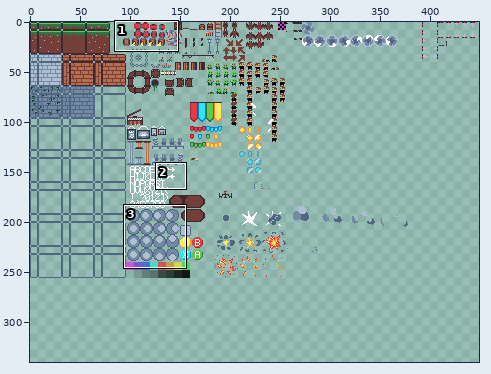
Sprite sheet, stored at src/res/textures/textures_unpacked.png. The first picture is a wide view before the edit; the outline marks the close-up.
Close-up. Before:
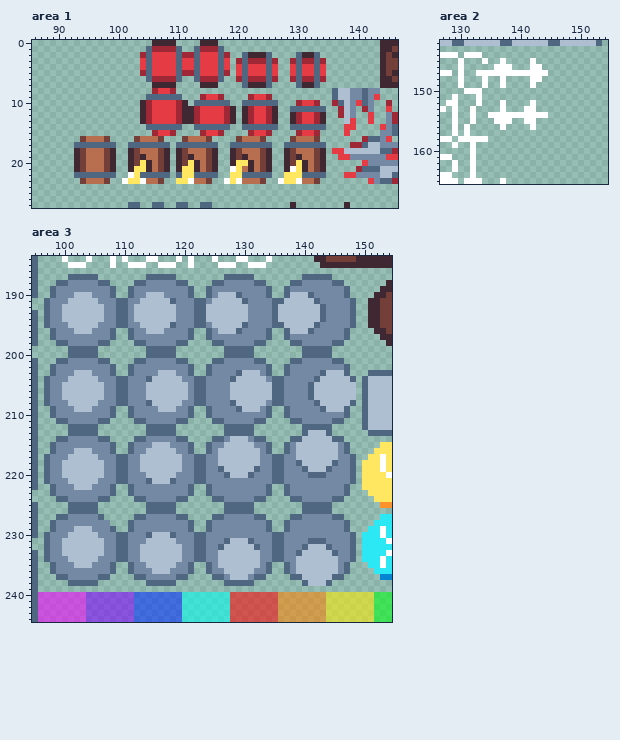
The file is 512x512 pixels. Pixels under 10% opacity are left out. Shown: area 1: x 86..146, y 0..27; area 2: x 127..154, y 142..165; area 3: x 95..154, y 184..244. The wide view leaves out empty margins. The commit also changed other parts of the picture, which this record leaves out.
The same view after the edit:
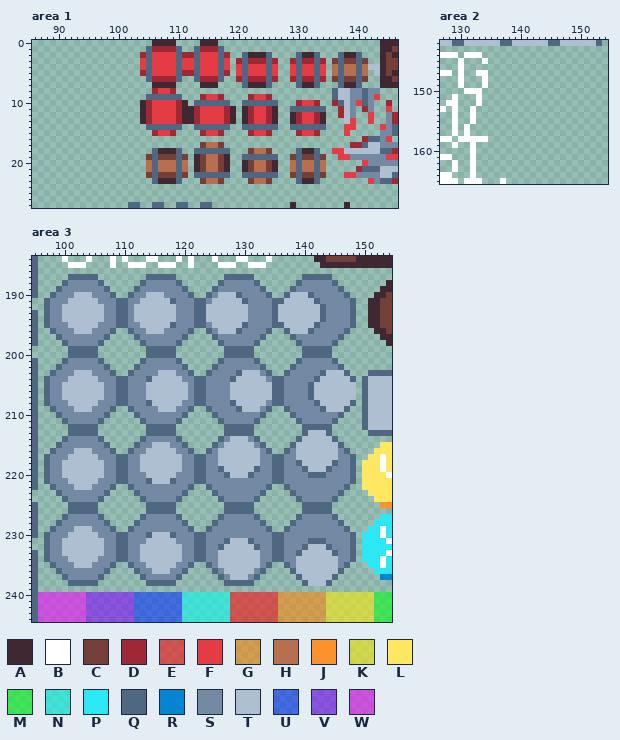
Palette (. is transparent): A #3f2832  B #ffffff  C #743f39  D #9e2835  E #ff00008e  F #e53b44  G #ff84008e  H #b86f50  J #fb922b  K #ffed008e  L #ffe762  M #00ff128e  N #00fff28e  P #2ce8f4  Q #4f6781  R #0484d1  S #748aa4  T #afbfd2  U #002cff8e  V #8000ff8e  W #f600ff8e
Diff:
--- area 1
@@ x 134..145 @@
  1 ..........AA
- 2 ..........AC
- 3 D.........AC
- 4 F.........AC
- 5 F.........AC
- 6 D.........AA
- 7 ..........AA
+ 2 ...QAAQ...AC
+ 3 D.CQCCQC..AC
+ 4 F.HQHHQHTTAC
+ 5 F.HQHHQH.TAC
+ 6 D.CQCCQC..AA
+ 7 ...QAAQ...AA
  8 ..QTTSSQSS..
@@ x 86..146 @@
 15 ....................DFFD....DFFD....DFFD....DFFD....F.....SSQ
-16 ........CHHHC....CHHHC...CHHHC....CHHHC....CHHHC.......DQQSF.
-17 .......QQQQQQQ..QQQQQQQ.QQQQQQQ..QQQQQQQ..QQQQQQQ....DDQTTSSS
-18 .......ACHHHCA..ACHHHCA.ACHHHCA..ACHHHCA..ACHHHCA.FFTTTTTTQQD
-19 .......ACHHHCA..ACAHHCA.ACAHHCA..ACAHHCA..ACAHHCA..FFSSSSSSFF
-20 .......ACHHHCA..ACLAHCA.ACLAHCA..ALLAHCA..ACLAHCA......FSSSSS
-21 .......ACHHHCA..ALLAHCA.ALLAHCA..BLHAHCA..ABLAHCA.....DQQQTTT
-22 .......QQQQQQQ..BLQQQQQ.QLLQQQQ..LLQQQQQ..LLLQQQQ...FFSSSSTTQ
-23 ........CHHHC..BLLBHHC..LLBHHC..BLBHHHC..BLLBHHC........FSQQD
+16 .......................................................DQQSF.
+17 ............................CHHC.....................DDQTTSSS
+18 ....................QAAAQ..QQQQQQ...CHHC....QAAQ..FFTTTTTTQQD
+19 ...................CQCCCQC.ACHHCA..QQQQQQ..CQCCQC..FFSSSSSSFF
+20 ...................HQHHHQH.ACHHCA..ACHHCA..HQHHQH......FSSSSS
+21 ...................HQHHHQH.ACHHCA..ACHHCA..HQHHQH.....DQQQTTT
+22 ...................CQCCCQC.QQQQQQ..QQQQQQ..CQCCQC...FFSSSSTTQ
+23 ....................QAAAQ...CHHC....CHHC....QAAQ........FSQQD
 24 .............................................................
--- area 2
@@ x 133..146 @@
 144 B.............
-145 .B..B....B....
-146 ...BBB...BB...
-147 BBBBBBBBBBBB..
-148 .B..B....BB...
-149 .B..B....B....
+145 .B............
+146 ..............
+147 BB............
+148 .B............
+149 .B............
 150 B.............
 151 B.............
-152 B...B....B....
-153 ....B...BB....
-154 ..BBBBBBBBBB..
-155 ...BBB..BB....
-156 ....B....B....
+152 B.............
+153 ..............
+154 ..............
+155 ..............
+156 ..............
 157 ..............
--- area 3
@@ x 95..154 @@
 187 Q.....QQQQQ........QQQQQ........QQQQQ........QQQQQ..........
-188 Q...QQSSSSSQQ....QQSSSSSQQ....QQSSSSSQQ....QQSSSSSQQ.......A
-189 Q..QSSSSSSSSSQ..QSSSSSSSSSQ..QSSSSSSSSSQ..QSSSSSSSSSQ.....AA
+188 Q....QSSSSSQ......QSSSSSQ......QSSSSSQ......QSSSSSQ........A
+189 Q...QSSSSSSSQ....QSSSSSSSQ....QSSSSSSSQ....QSSSSSSSQ......AA
 190 Q..QSSSTTTSSSQ..QSSTTTSSSSQ..QSTTTQSSSSQ..QTTTQSSSSSQ....AAC
@@ x 95..154 @@
 196 Q..QSSSTTTSSSQ..QSSTTTSSSSQ..QSTTTQSSSSQ..QTTTQSSSSSQ....AAC
-197 Q..QSSSSSSSSSQ..QSSSSSSSSSQ..QSSSSSSSSSQ..QSSSSSSSSSQ.....AA
-198 Q...QQSSSSSQQ....QQSSSSSQQ....QQSSSSSQQ....QQSSSSSQQ.......A
+197 Q...QSSSSSSSQ....QSSSSSSSQ....QSSSSSSSQ....QSSSSSSSQ......AA
+198 Q....QSSSSSQ......QSSSSSQ......QSSSSSQ......QSSSSSQ........A
 199 ......QQQQQ........QQQQQ........QQQQQ........QQQQQ..........
 200 ......QQQQQ........QQQQQ........QQQQQ........QQQQQ..........
-201 Q...QQSSSSSQQ....QQSSSSSQQ....QQSSSSSQQ....QQSSSSSQQ........
-202 Q..QSSSSSSSSSQ..QSSSSSSSSSQ..QSSSSSSSSSQ..QSSSSSSSSSQ.......
+201 Q....QSSSSSQ......QSSSSSQ......QSSSSSQ......QSSSSSQ.........
+202 Q...QSSSSSSSQ....QSSSSSSSQ....QSSSSSSSQ....QSSSSSSSQ........
 203 Q..QSSSTTTSSSQ..QSSSSTTTSSQ..QSSSSQTTTSQ..QSSSSSQTTTQ...QQQQ
@@ x 95..154 @@
 209 Q..QSSSTTTSSSQ..QSSSSTTTSSQ..QSSSSQTTTSQ..QSSSSSQTTTQ..QTTTT
-210 Q..QSSSSSSSSSQ..QSSSSSSSSSQ..QSSSSSSSSSQ..QSSSSSSSSSQ..QTTTT
-211 Q...QQSSSSSQQ....QQSSSSSQQ....QQSSSSSQQ....QQSSSSSQQ...QTTTT
+210 Q...QSSSSSSSQ....QSSSSSSSQ....QSSSSSSSQ....QSSSSSSSQ...QTTTT
+211 Q....QSSSSSQ......QSSSSSQ......QSSSSSQ......QSSSSSQ....QTTTT
 212 Q.....QQQQQ........QQQQQ........QQQQQ........QQQQQ.....QTTTT
 213 Q.....QQQQQ........QQQQQ........QQQQQ........QTTTQ......QQQQ
-214 Q...QQSSSSSQQ....QQSSSSSQQ....QQSTTTSQQ....QQTTTTTQQ........
-215 Q..QSSSSSSSSSQ..QSSSTTTSSSQ..QSSTTTTTSSQ..QSTTTTTTTSQ.....LL
+214 Q....QSSSSSQ......QSSSSSQ......QSTTTSQ......QTTTTTQ.........
+215 Q...QSSSSSSSQ....QSSTTTSSQ....QSTTTTTSQ....QTTTTTTTQ......LL
 216 Q..QSSSTTTSSSQ..QSSTTTTTSSQ..QSTTTTTTTSQ..QSTTTTTTTSQ....LLL
@@ x 95..154 @@
 222 Q..QSSSTTTSSSQ..QSSSSSSSSSQ..QSSSSSSSSSQ..QSSSSSSSSSQ..LLLLL
-223 ...QSSSSSSSSSQ..QSSSSSSSSSQ..QSSSSSSSSSQ..QSSSSSSSSSQ...LLLL
-224 ....QQSSSSSQQ....QQSSSSSQQ....QQSSSSSQQ....QQSSSSSQQ.....LLL
+223 ....QSSSSSSSQ....QSSSSSSSQ....QSSSSSSSQ....QSSSSSSSQ....LLLL
+224 .....QSSSSSQ......QSSSSSQ......QSSSSSQ......QSSSSSQ......LLL
 225 Q.....QQQQQ........QQQQQ........QQQQQ........QQQQQ........JJ
 226 Q.....QQQQQ........QQQQQ........QQQQQ........QQQQQ..........
-227 Q...QQSSSSSQ.....QQSSSSSQQ....QQSSSSSQQ....QQSSSSSQQ......PP
-228 Q..QSSSSSSSSS...QSSSSSSSSSQ..QSSSSSSSSSQ..QSSSSSSSSSQ....PPP
+227 Q....QSSSSSQ......QSSSSSQ......QSSSSSQ......QSSSSSQ.......PP
+228 Q...QSSSSSSSQ....QSSSSSSSQ....QSSSSSSSQ....QSSSSSSSQ.....PPP
 229 Q..QSSSTTTSSSQ..QSSSSSSSSSQ..QSSSSSSSSSQ..QSSSSSSSSSQ...PPBP
@@ x 95..154 @@
 235 Q..QSSSTTTSSSQ..QSSTTTTTSSQ..QSTTTTTTTSQ..QSTTTTTTTSQ...PPBP
-236 Q..QSSSSSSSSSQ..QSSSTTTSSSQ..QSSTTTTTSSQ..QSTTTTTTTSQ....PPP
-237 Q...QQSSSSSQQ....QQSSSSSQQ....QQSTTTSQQ....QQTTTTTQQ......RR
+236 Q...QSSSSSSSQ....QSSTTTSSQ....QSTTTTTSQ....QTTTTTTTQ.....PPP
+237 Q....QSSSSSQ......QSSSSSQ......QSTTTSQ......QTTTTTQ.......RR
 238 Q.....QQQQQ........QQQQQ........QQQQQ........QTTTQ..........
